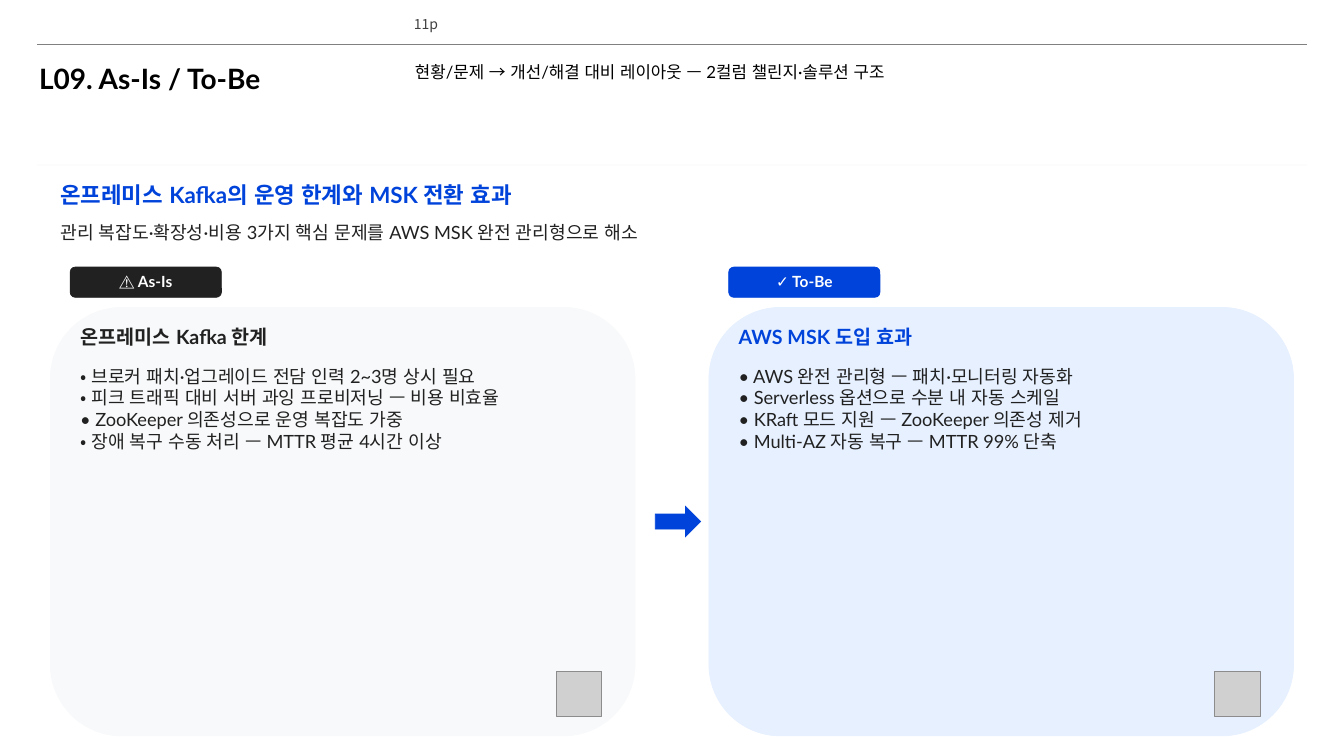
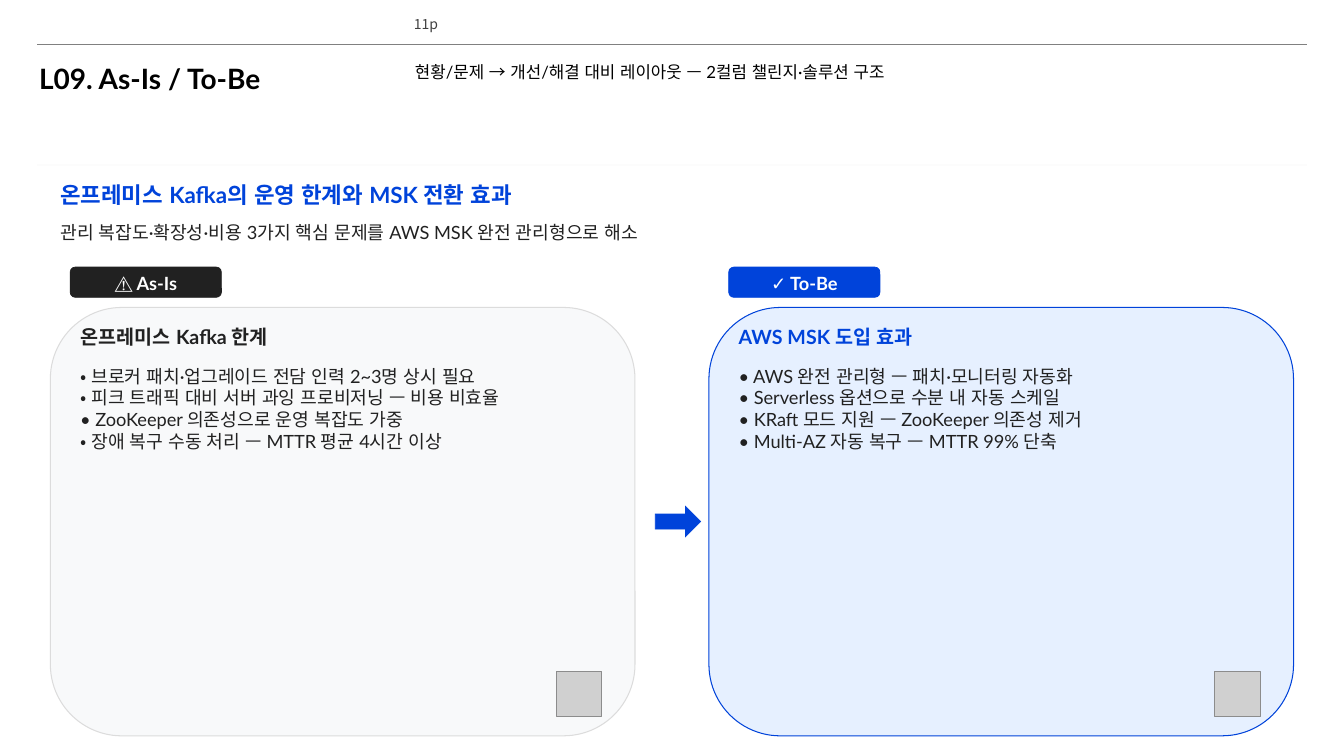
Before and after one commit to lhs6395-hslee/project-steer, a slide deck: slide 11 of results/pptx/AWS_MSK_Expert_Intro.pptx. Drawn at 1344x756 pixels with LibreOffice and Linux fonts; fonts in the diff are those of the drawing; grey boxes stand for pictures; background and template pictures are left out. Boxes give left, top, right and bottom in pixels: in the first picture for what was removed or moved away, otherwise in the second. Text is boxed around its words. In the diff, an @@ line names an element or a change of style, - is before the commit and + after.

```diff
--- a/results/pptx/AWS_MSK_Expert_Intro.pptx
+++ b/results/pptx/AWS_MSK_Expert_Intro.pptx
@@ text "⚠ As-Is" at bbox=[137, 277, 178, 290]: size 11 to 13 pt @@
@@ text "✓ To-Be" at bbox=[790, 276, 837, 290]: size 11 to 13 pt @@
@@ rounded rectangle at bbox=[50, 308, 635, 736]: outline #F8F9FA 0.5 pt to #DCDCDC 0.75 pt @@
@@ rounded rectangle at bbox=[709, 308, 1294, 736]: outline #E6F0FF 0.5 pt to #0043DA 0.75 pt @@
```
Also in this commit, not shown: 18 other slides changed, 3 other files.
